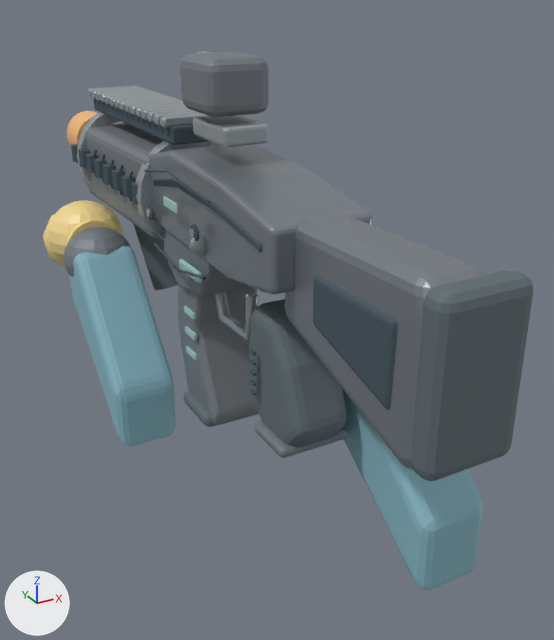
One commit to the glTF model client/public/assets/weapons/ranger.glb: the scene before it, then after it.
Rendered twice from a 50 mm camera at (-0.739, -1.318, 0.496) aimed at (0.13, 0.261, -0.293). Every picture has the same lights, and +X, +Y and +Z are marked at lower left. The first picture is the older version. Where no turn or scale is listed for an object, it has been applied to the vertices. Vertices at exactly the same position are counted once.

Objects in the first picture: 'BATCH_BRUSHED_ALLOY_03', 'BATCH_CERAMIC_POLYMER_01', 'BATCH_MACHINED_GRAPHITE_02', 'BATCH_RUBBER_04', 'BATCH_SHADOW_GROOVES_05', 'BATCH_TEAM_UNIFORM_SLEEVE_10', 'BATCH_YELLOW_MINIFIG_HAND_09' and 2 more.
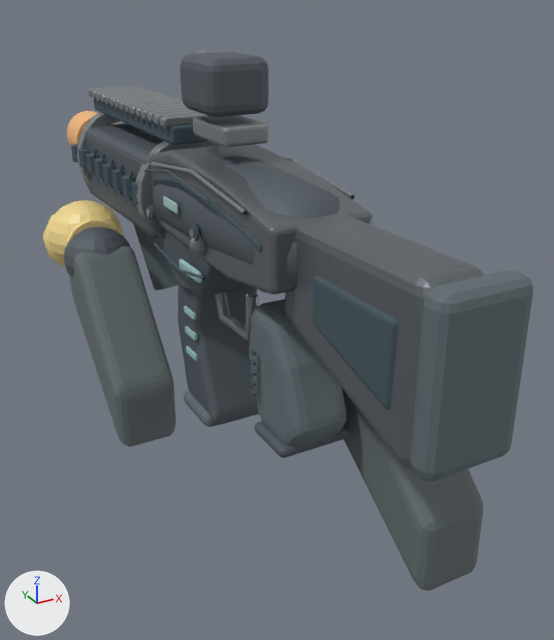
What the commit changed:
Material 'MACHINED_GRAPHITE_02' (mat_machined_graphite_02) changes colour from grey #9199a0 to grey #70767c; in linear values from (0.282, 0.318, 0.353) to (0.161, 0.18, 0.2).
Material 'CERAMIC_POLYMER_01' (mat_ceramic_polymer_01) changes colour from grey #787f85 to dark grey #555d65; in linear values from (0.188, 0.212, 0.235) to (0.0902, 0.11, 0.129).
Material 'BRUSHED_ALLOY_03' (mat_brushed_alloy_03) changes colour from light grey #b7bfc3 to grey #999fa2; in linear values from (0.471, 0.518, 0.545) to (0.318, 0.345, 0.361).
Material 'TEAM_UNIFORM_SLEEVE_10' (mat_team_uniform_sleeve_10) changes colour from cyan #86b5c2 to grey #636d70; in linear values from (0.239, 0.463, 0.541) to (0.125, 0.153, 0.161).
me_tapered_lower_body_with_forward_mag_well_001 is used by ob_batch_ceramic_polymer_01; location (0.0, 0.0, 0.0).
me_tapered_lower_body_with_forward_mag_well_001 had 898 vertices, 1768 faces and spanned x -0.278..0.278, y -0.155..1.09, z -0.527..0.355.
me_tapered_lower_body_with_forward_mag_well_001 now has 1028 vertices, 2024 faces and spans x -0.278..0.278, y -0.17..1.09, z -0.527..0.355.
me_tapered_lower_body_with_forward_mag_well_001 part 1: a new loose piece of 130 vertices spanning x -0.128..0.128, y -0.17..0.51, z -0.088..0.146, in mat_ceramic_polymer_01 (dark grey #555d65).
me_sphere_007 is used by ob_batch_brushed_alloy_03; location (-0.118, 0.15, -0.02).
me_sphere_007 had 3612 vertices, 7112 faces and spanned x -0.027..0.263, y -0.11..1.16, z -0.219..0.375.
me_sphere_007 now has 3660 vertices, 7176 faces and spans x -0.027..0.263, y -0.221..1.16, z -0.219..0.375.
me_sphere_007 part 2: a new loose piece of 24 vertices spanning x -0.007..0.003, y -0.221..0.271, z 0.118..0.157, in mat_brushed_alloy_03 (grey #999fa2).
me_sphere_007 part 3: a new loose piece of 24 vertices spanning x 0.233..0.243, y -0.221..0.271, z 0.118..0.157, in mat_brushed_alloy_03 (grey #999fa2).

Boxes (x1, y1, x2, y2) around the edits, measured in the pictures (554 x 640 px):
'BATCH_MACHINED_GRAPHITE_02', recoloured: (147, 144, 485, 470) in both
'BATCH_CERAMIC_POLYMER_01', recoloured (grey to dark grey): (64, 52, 348, 458) in both
'BATCH_TEAM_UNIFORM_SLEEVE_10', recoloured (cyan to grey): (69, 246, 483, 591) in both
'BATCH_BRUSHED_ALLOY_03', recoloured, reshaped: before (77, 51, 269, 342); after (77, 51, 355, 342)
part 1 of me_tapered_lower_body_with_forward_mag_well_001, added: after (153, 156, 340, 286)
part 2 of me_sphere_007, added: after (151, 162, 248, 215)
part 3 of me_sphere_007, added: after (283, 157, 355, 199)
